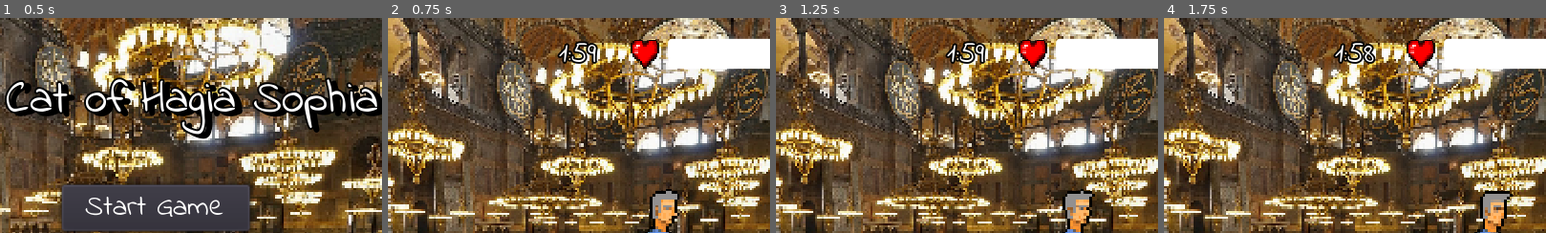
Above: before the commit, frames 1-4 (left to right).
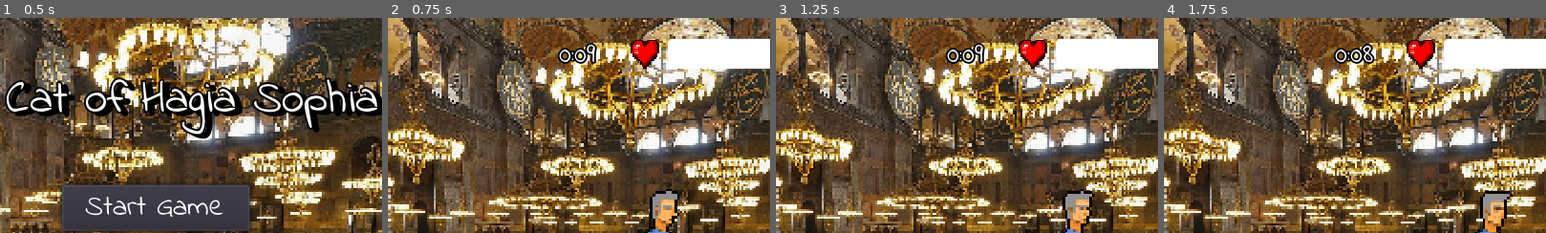
Above: after the commit, the same moments.

Repository: Frozander/BAUGamejam2021
Game: Godot game, scene res://Scenes/TitleScreen.tscn
Two runs of this game, one before a commit and one after it. Both use one fixed random seed, a clock stepped at 60 frames per second and the inputs below. Sound files missing from this copy of the repository are replaced by a short silence.
Inputs:
- Up to frame 1 (0.5 s): no input
- Up to frame 2 (0.75 s): click "Start Game" at 0.5 s
- Up to frame 3 (1.25 s): no input
- Up to frame 4 (1.75 s): tap Enter at 1.25 s; hold Right (ui_right) from 1.28 s (still down); hold 1 (meow) from 1.28 s (still down)
The pictures show only the part of the screen within x 29-79%, y 0-50%; the shares and areas given below are measured in that part.

Frame 1 is identical in both runs. In frame 2, 0.7% of the frame differs, in the area x 44-55%, y 10-22%; in frame 3, 0.7%; in frame 4, 0.7%, in the area x 44-56%, y 10-22%.

Commit message:
photographers dont pet cat

Diff:
--- a/Assets/Scripts/Game.gd
+++ b/Assets/Scripts/Game.gd
@@ -102,6 +102,8 @@
 	var closest_person_to_cat = people[current_part][0]
 	var min_dist = dist_between_cat_and_person(closest_person_to_cat)
 	for person in people[current_part]:
+		if person.is_photographer:
+			continue
 		var dist = dist_between_cat_and_person(person)
 		if dist < min_dist:
 			closest_person_to_cat = person
@@ -150,9 +152,9 @@
 			p.connect("hit_wall",self, "on_person_hit_wall")
 
 func on_person_hit_wall(person):
-	if person.is_last_hitted_wall_right == true and person.part_index == 2:
+	if person.is_last_hitted_wall_right and person.part_index == 2:
 		return
-	if not person.is_last_hitted_wall_right == true and person.part_index == 0:
+	if not person.is_last_hitted_wall_right and person.part_index == 0:
 		return
 	if person.is_last_hitted_wall_right:
 		move_person_to_another_part(person,person.part_index+1)
@@ -167,7 +169,7 @@
 	if person.is_last_hitted_wall_right:
 		person.position.x = 0
 	else:
-		person.position.x = ZONE_X - 20
+		person.position.x = 2*ZONE_X
 
 func init_enemy_cat():
 	enemy_cat = ENEMY_CAT.instance()
--- a/Assets/Scripts/Person.gd
+++ b/Assets/Scripts/Person.gd
@@ -147,12 +147,14 @@
 	is_walking = false
 
 func on_hear_meow(cat):
-	if not is_petted_cat:
+	if not is_petted_cat and not is_photographer:
 		is_going_to_cat = true
 		self.cat = cat
 		face_to_cat()
 
 func go_to_cat():
+	if is_photographer:
+		return
 	is_going_to_cat = true
 	if is_waiting_cat:
 		is_going_to_cat = false
@@ -162,6 +164,8 @@
 	position += movement
 
 func wait_for_cat():
+	if is_photographer:
+		return
 	if is_petting_cat == false:
 		is_waiting_cat = true
 		is_walking = false
--- a/Singletons/Global.gd
+++ b/Singletons/Global.gd
@@ -2,9 +2,9 @@
 
 const Cooldown = preload("res://Assets/Scripts/Cooldown.gd")
 
-const DEFAULT_DAY_LENGTH_IN_SECONDS = 120
+const DEFAULT_DAY_LENGTH_IN_SECONDS = 10
 const LAST_DAY = 5
-var current_day = 0
+var current_day = 1
 
 var pet_meter_step = 10.0
 var pet_meter_current_value = 0.0
@@ -29,7 +29,7 @@
 func start_game():
 	reset_pet_meter_values()
 	if current_day == LAST_DAY:
-		current_day = 0
+		current_day = 1
 	go_to_next_day()
 
 func get_current_day_image():
